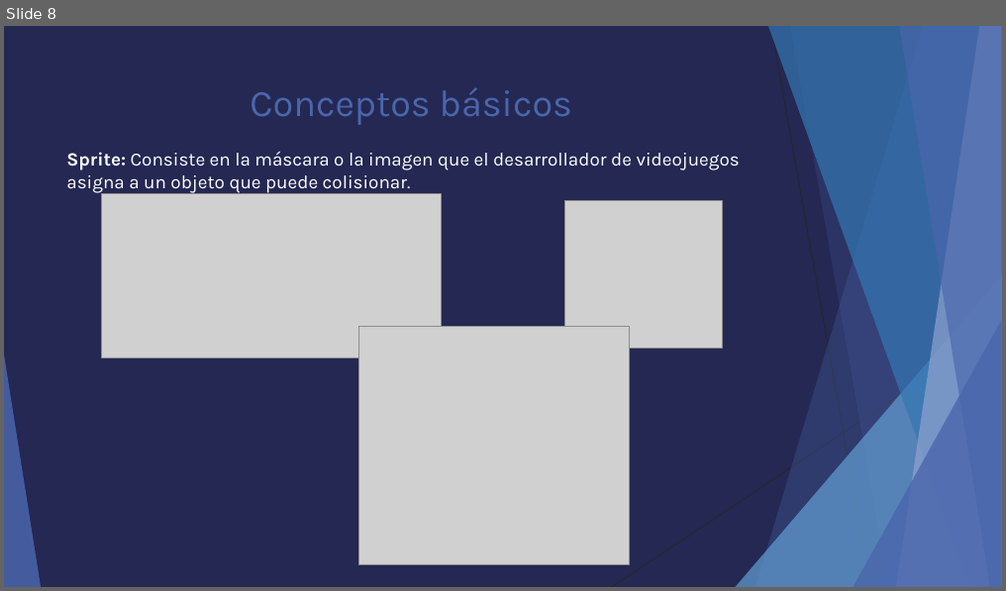
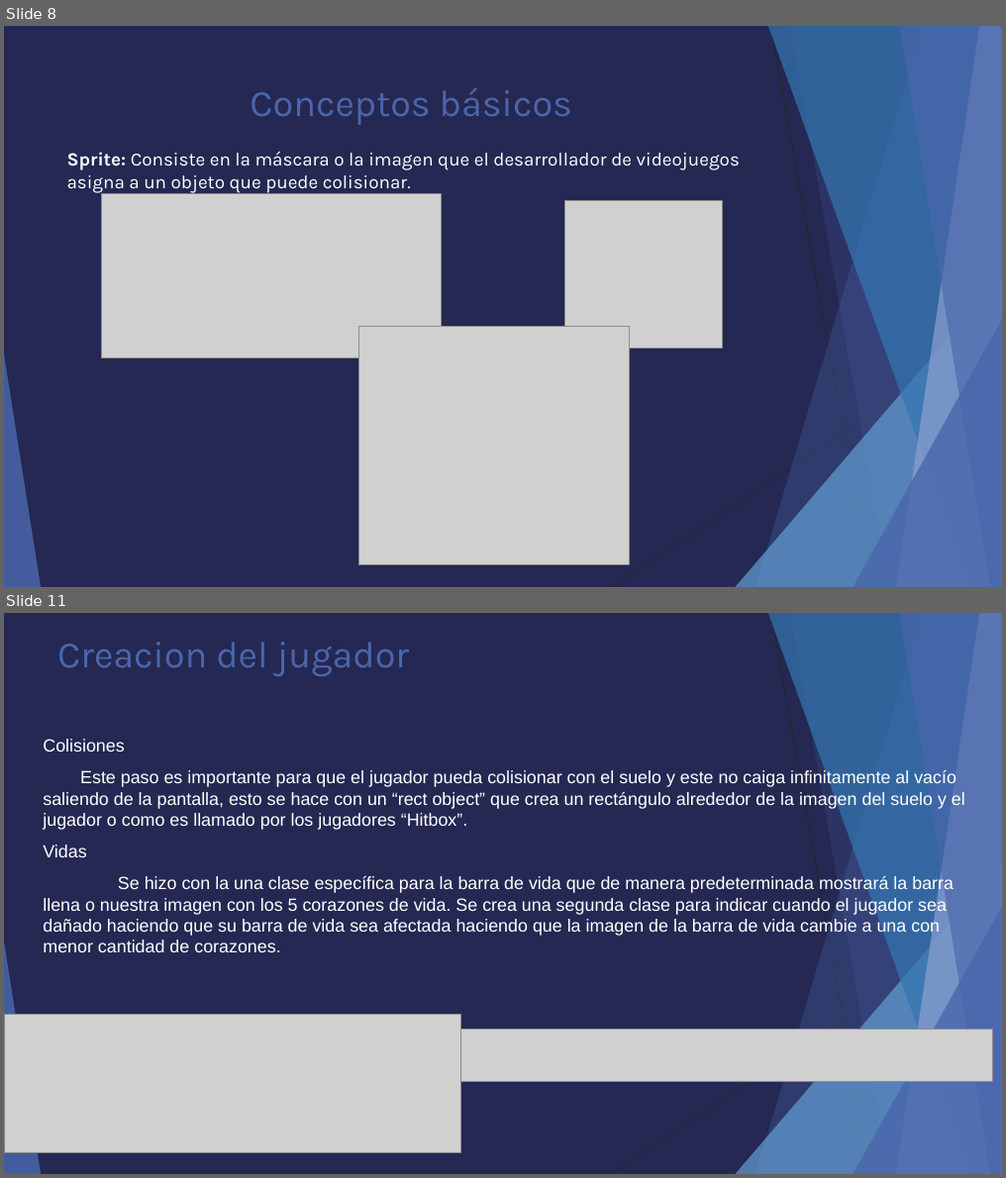
Before and after one commit to HectorKazuto/Videojuego, a slide deck: Proyecto/Python.pptx. Shown one above the other, each under a label of ours: slide 8 before the commit, slides 8 and 11 after it; the slides between them are not shown. The pictures are 1006x591 and 1006x1178 pixels, drawn with LibreOffice and Linux fonts; fonts in the diff are those of the drawing; grey boxes stand for pictures. Boxes give left, top, right and bottom in pixels: in the first picture for what was removed or moved away, otherwise in the second. Text is boxed around its words. In the diff, an @@ line names an element or a change of style, - is before the commit and + after.

```diff
--- a/Proyecto/Python.pptx
+++ b/Proyecto/Python.pptx
@@ slide 11 added at box(4, 613, 1002, 1174), background #242852; not listed: 10 template elements that a slide beside it also shows @@
@@ title added at box(57, 642, 409, 676), 36 pt, text #4A66AC @@
+Creacion del jugador
@@ text added at box(43, 739, 965, 953), 17 pt, text #FFFFFF @@
+Colisiones
+Este paso es importante para que el jugador pueda colisionar con el suelo y este no caiga infinitamente al vacío saliendo de la pantalla, esto se hace con un “rect object” que crea un rectángulo alrededor de la imagen del suelo y el jugador o como es llamado por los jugadores “Hitbox”.
+Vidas
+Se hizo con la una clase específica para la barra de vida que de manera predeterminada mostrará la barra llena o nuestra imagen con los 5 corazones de vida. Se crea una segunda clase para indicar cuando el jugador sea dañado haciendo que su barra de vida sea afectada haciendo que la imagen de la barra de vida cambie a una con menor cantidad de corazones.
@@ picture added at box(4, 1015, 460, 1153) @@
@@ picture added at box(440, 1029, 993, 1081) @@
@@ slide 8 changed as well @@
@@ text "Sprite: Consiste en la máscara ..." at box(67, 152, 740, 194): less space between paragraphs @@
```
Also in this commit, not shown: 7 other slides changed, 2 other slides added.
